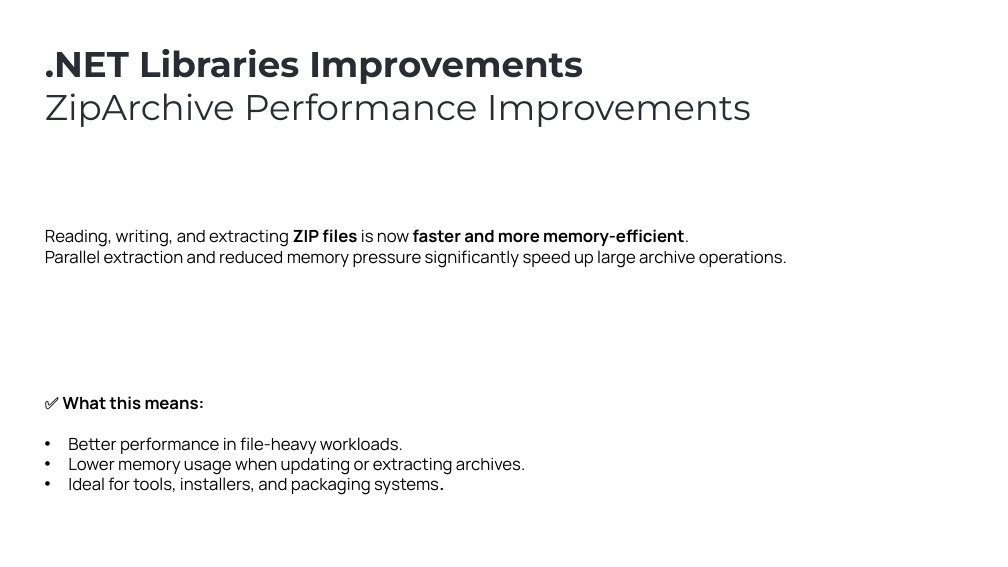
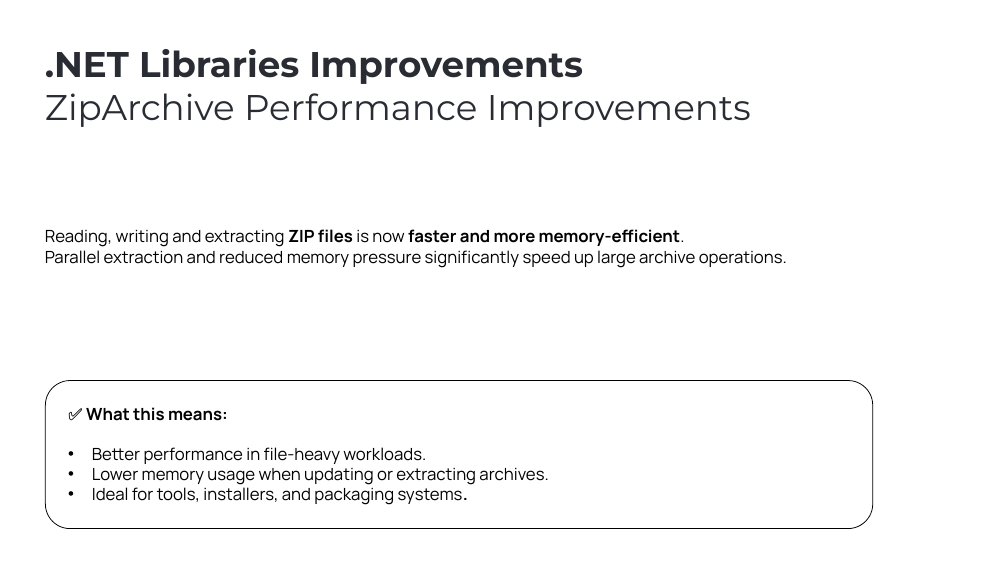
Before and after one commit to ebicoglu/presentations, a slide deck: slide 8 of abp-community-talks-2025.09.pptx. Drawn at 1008x567 pixels with LibreOffice and Linux fonts; fonts in the diff are those of the drawing; background and template pictures are left out. Boxes give left, top, right and bottom in pixels: in the first picture for what was removed or moved away, otherwise in the second. Text is boxed around its words. In the diff, an @@ line names an element or a change of style, - is before the commit and + after.

```diff
--- a/abp-community-talks-2025.09.pptx
+++ b/abp-community-talks-2025.09.pptx
@@ text at (x1=45, y1=229, x2=787, y2=268): text changed @@
-Reading, writing, and extracting ZIP files is now faster and more memory-efficient.
-Parallel extraction and reduced memory pressure significantly speed up large archive operations.
+Reading, writing and extracting ZIP files is now faster and more memory-efficient.
+Parallel extraction and reduced memory pressure significantly speed up large archive operations.
@@ rounded rectangle added at (x1=45, y1=380, x2=873, y2=529), outline #000000 0.75 pt @@
@@ text "✅ What this means:" moved from (x1=63, y1=396, x2=525, y2=495) to (x1=86, y1=407, x2=548, y2=505) @@
```
Also in this commit, not shown: 16 other slides changed, 2 slides added, 1 slide removed.
